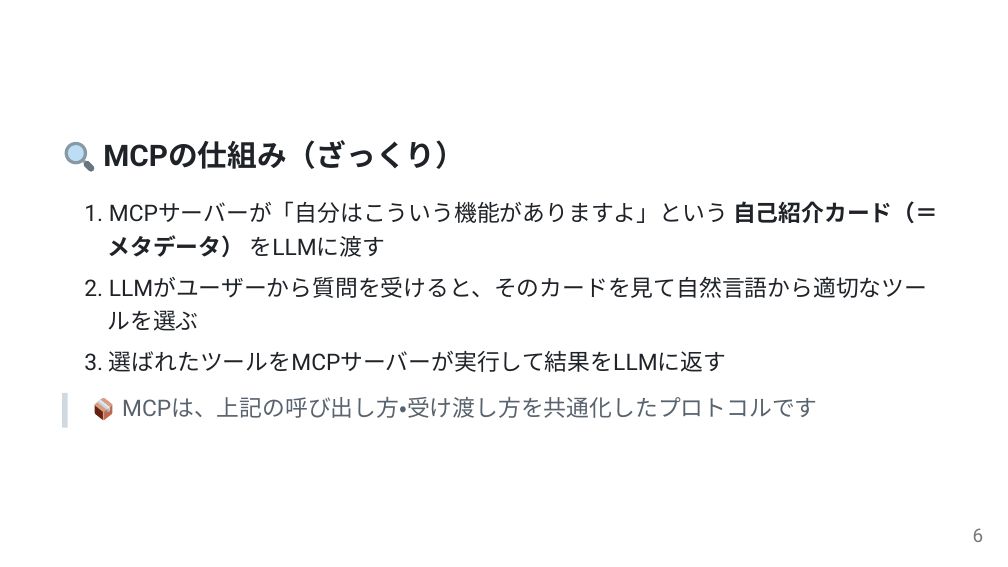
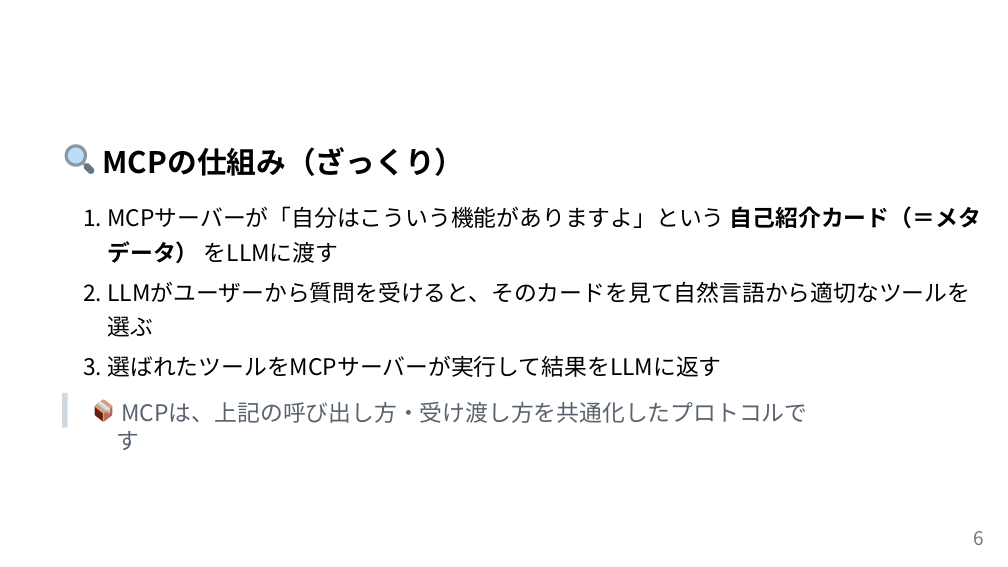
Before and after one commit to ShunsukeTamura06/mcp-study-materials, a slide deck: slide 6 of mcp-introduction.pptx. Drawn at 1008x567 pixels with LibreOffice and Linux fonts; fonts in the diff are those of the drawing. Boxes give left, top, right and bottom in pixels: in the first picture for what was removed or moved away, otherwise in the second. Text is boxed around its words. In the diff, an @@ line names an element or a change of style, - is before the commit and + after.

```diff
--- a/mcp-introduction.pptx
+++ b/mcp-introduction.pptx
@@ text "MCPの仕組み（ざっくり）": place and size @@
-text "MCPの仕組み（ざっくり）" at [103, 140, 465, 169]
+text "MCPの仕組み（ざっくり）" at [103, 147, 465, 176]
@@ text "MCPの仕組み（ざっくり）" at [103, 147, 465, 176]: font Roboto to Noto Sans CJK JP, font Arial to Noto Sans CJK JP in "MCPの仕組み（ざっくり）"; text colour #1F2328 to #000000 @@
@@ outline redrawn in 12 elements at [98, 402, 110, 411], [99, 402, 110, 410], [98, 402, 110, 414], [99, 402, 110, 414], [95, 399, 113, 414], [95, 406, 104, 421], [104, 406, 113, 421], [103, 412, 104, 422], [81, 160, 88, 167], [64, 144, 87, 167], [68, 147, 84, 163], [83, 163, 95, 175] @@
@@ text at [83, 206, 981, 228]: text changed; font Lato to Noto Sans CJK JP; text colour #1F2328 to #000000 @@
-1. MCPサーバーが「⾃分はこういう機能がありますよ」という ⾃⼰紹介カード（＝
+1. MCPサーバーが「自分はこういう機能がありますよ」という 自己紹介カード（＝メタ
@@ text at [107, 241, 338, 263]: text changed; font Arial to Noto Sans CJK JP; text colour #1F2328 to #000000 @@
-メタデータ） をLLMに渡す
+データ） をLLMに渡す
@@ text at [83, 282, 970, 303]: text changed; font Lato to Noto Sans CJK JP; text colour #1F2328 to #000000 @@
-2. LLMがユーザーから質問を受けると、そのカードを⾒て⾃然⾔語から適切なツー
+2. LLMがユーザーから質問を受けると、そのカードを見て自然言語から適切なツールを
@@ text at [107, 316, 153, 337]: text changed; font Lato to Noto Sans CJK JP; text colour #1F2328 to #000000 @@
-ルを選ぶ
+選ぶ
@@ text at [83, 356, 721, 377]: text changed; font Lato to Noto Sans CJK JP; text colour #1F2328 to #000000 @@
-3. 選ばれたツールをMCPサーバーが実⾏して結果をLLMに返す
+3. 選ばれたツールをMCPサーバーが実行して結果をLLMに返す
@@ text at [121, 402, 807, 423]: text changed; font Lato to Noto Sans CJK JP @@
-MCPは、上記の呼び出し⽅・受け渡し⽅を共通化したプロトコルです
+MCPは、上記の呼び出し方‧受け渡し方を共通化したプロトコルです
@@ text "6" at [974, 531, 984, 545]: font Roboto to Noto Sans CJK JP @@
```
Also in this commit, not shown: 17 other slides changed, 1 slide added, 1 slide removed, 1 other file.
